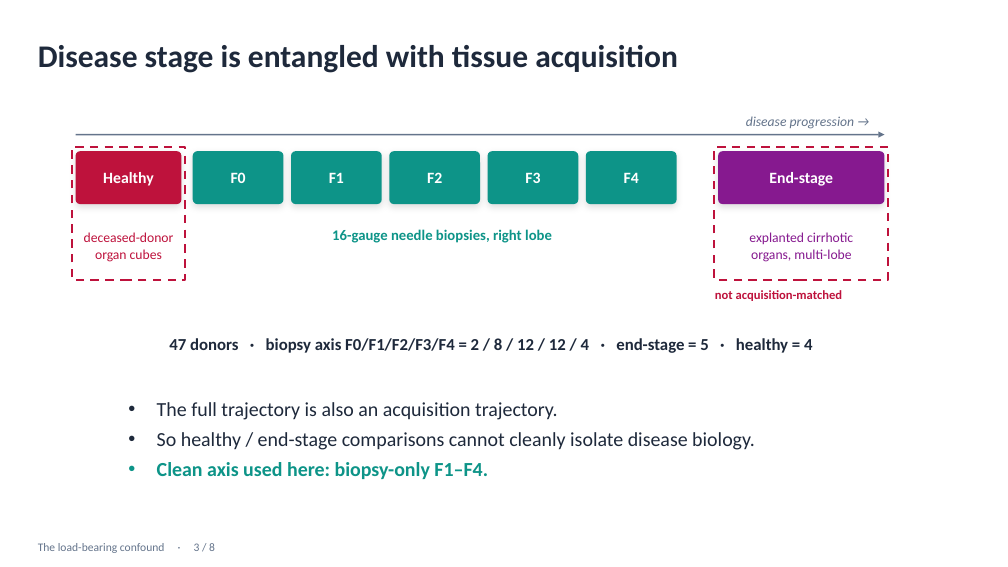
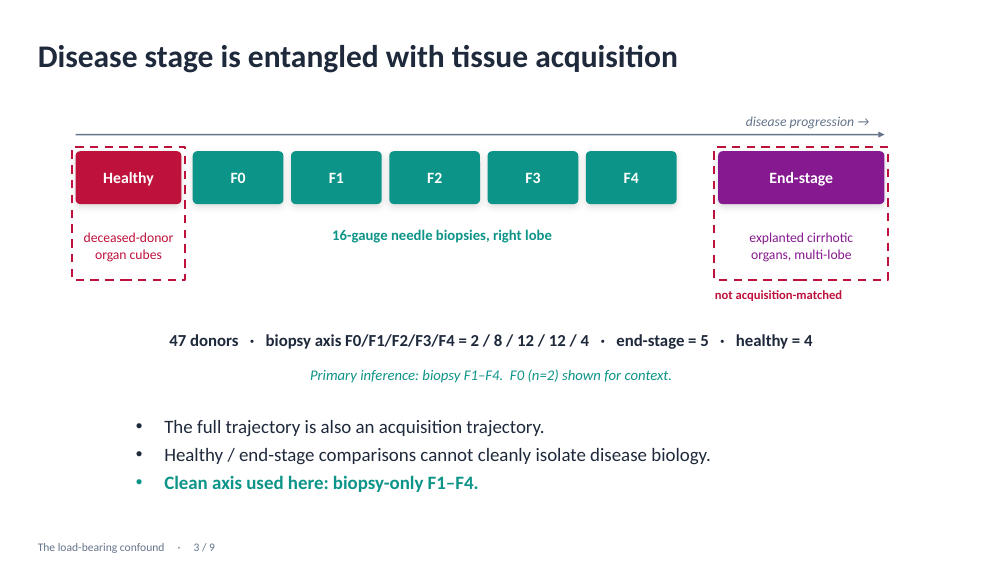
Before and after one commit to roeetekoah/liver-zonation, a slide deck: slide 3 of reports/deck/MASLD_zonation_reanalysis_8min.pptx. Drawn at 1008x567 pixels with LibreOffice and Linux fonts; fonts in the diff are those of the drawing. Boxes give left, top, right and bottom in pixels: in the first picture for what was removed or moved away, otherwise in the second. Text is boxed around its words. In the diff, an @@ line names an element or a change of style, - is before the commit and + after.

```diff
--- a/reports/deck/MASLD_zonation_reanalysis_8min.pptx
+++ b/reports/deck/MASLD_zonation_reanalysis_8min.pptx
@@ text "47 donors · biopsy axis ...": place and size @@
-text "47 donors · biopsy axis ..." at [169, 338, 812, 353]
+text "47 donors · biopsy axis ..." at [169, 334, 812, 349]
@@ text added at [310, 369, 673, 383], 14 pt, text #0D9488, italic @@
+Primary inference: biopsy F1–F4. F0 (n=2) shown for context.
@@ text "The full trajectory is also ...": place and size @@
-text "The full trajectory is also ..." at [157, 402, 755, 479]
+text "The full trajectory is also ..." at [164, 420, 710, 492]
@@ text at [164, 448, 710, 465]: text changed; size 19 to 18 pt @@
-• So healthy / end-stage comparisons cannot cleanly isolate disease biology.
+• Healthy / end-stage comparisons cannot cleanly isolate disease biology.
@@ text at [164, 420, 544, 492]: size 19 to 18 pt in "The full trajectory is also an acquisition ...", "Clean axis used here: biopsy-only F1–F4."; less space between paragraphs @@
```
Also in this commit, not shown: 10 other slides changed, 2 slides added, 4 other files.
